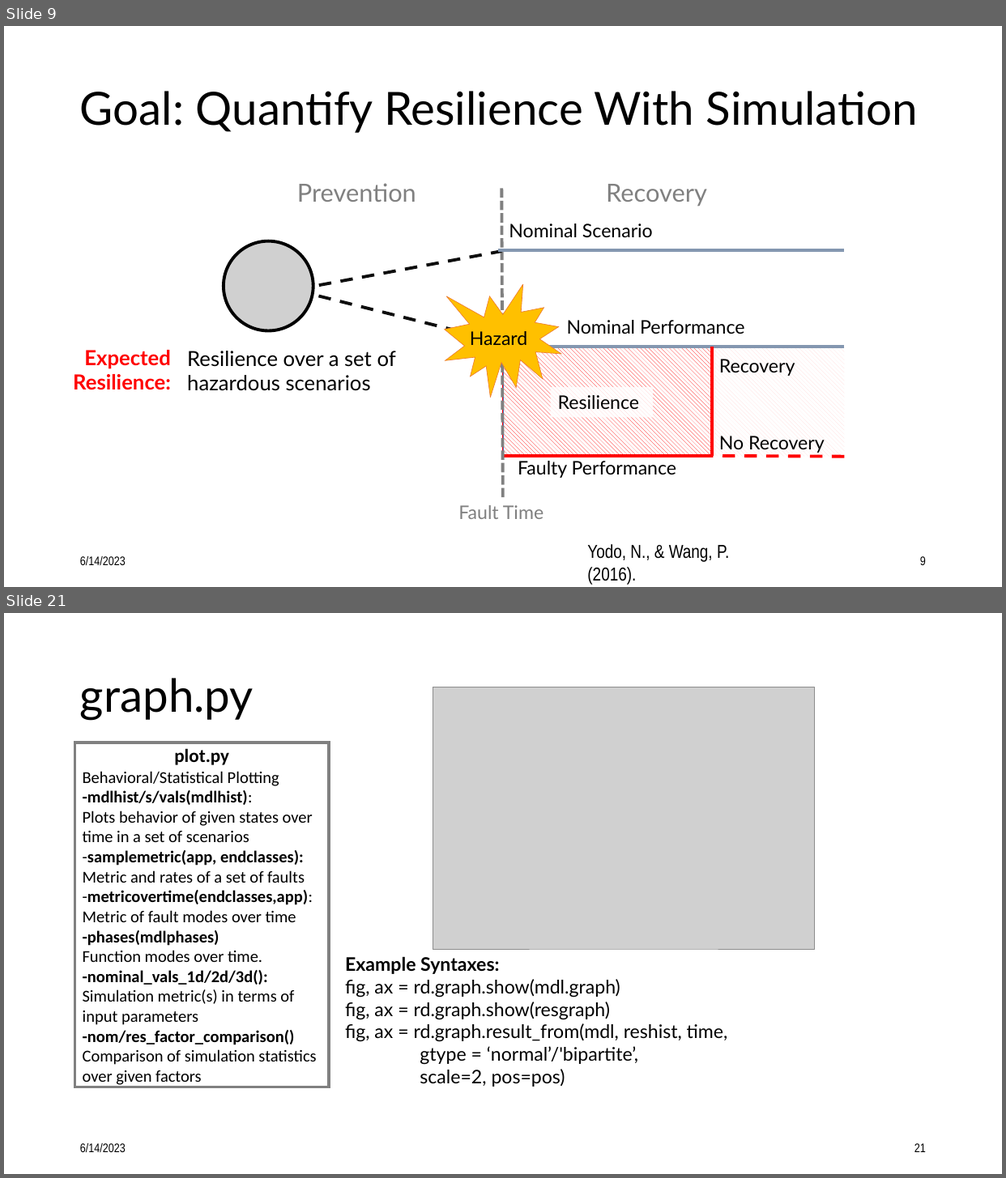
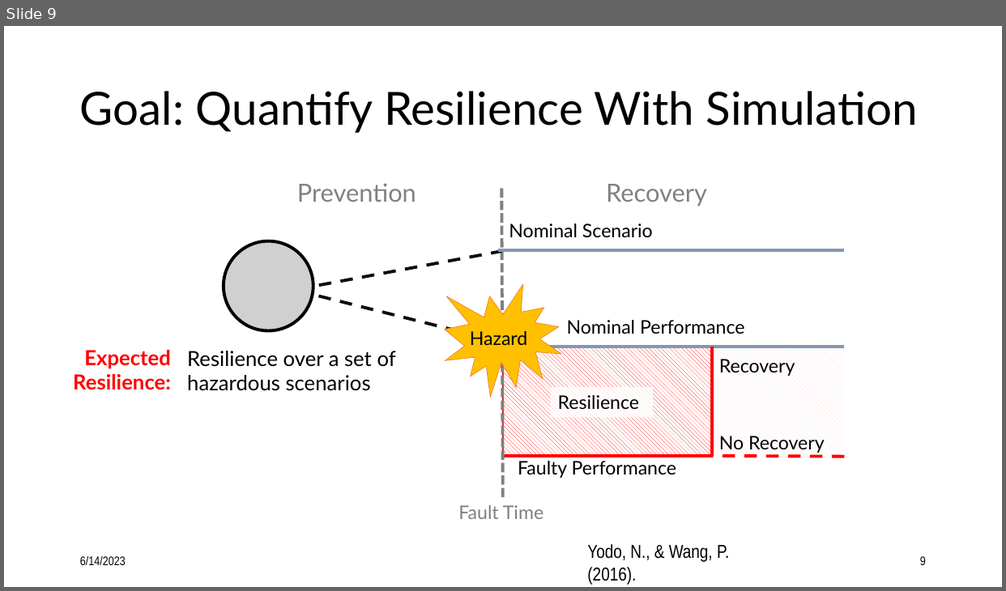
Before and after one commit to nasa/fmdtools, a slide deck: docs/figures/powerpoint_figures.pptx. Shown one above the other, each under a label of ours: slides 9 and 21 before the commit, slide 9 after it; the slides between them are not shown. The pictures are 1006x1178 and 1006x591 pixels, drawn with LibreOffice and Linux fonts; fonts in the diff are those of the drawing; grey boxes stand for pictures. Boxes give left, top, right and bottom in pixels: in the first picture for what was removed or moved away, otherwise in the second. Text is boxed around its words. In the diff, an @@ line names an element or a change of style, - is before the commit and + after.

Commit message:
Moving Intro to fmdtools to a persistently editable file
- Finished Intro to fmdtools
- Some rst restructuring
- Removed unused method descriptors from plot and tabulate
- closes: RAD-63

```diff
--- a/docs/figures/powerpoint_figures.pptx
+++ b/docs/figures/powerpoint_figures.pptx
@@ slide 21 removed at <box>4,613,1002,1174</box>, background #FFFFFF @@
@@ title removed at <box>80,678,253,720</box> @@
-graph.py
@@ picture removed at <box>434,687,815,949</box> @@
@@ rectangle removed at <box>75,743,329,1088</box> @@
-plot.py
-Behavioral/Statistical Plotting
--mdlhist/s/vals(mdlhist):
-Plots behavior of given states over time in a set of scenarios
--samplemetric(app, endclasses):
-Metric and rates of a set of faults
--metricovertime(endclasses,app):
-Metric of fault modes over time
--phases(mdlphases)
-Function modes over time.
--nominal_vals_1d/2d/3d():
-Simulation metric(s) in terms of input parameters
--nom/res_factor_comparison()
-Comparison of simulation statistics over given factors
@@ text removed at <box>345,956,728,1087</box> @@
-Example Syntaxes:
-fig, ax = rd.graph.show(mdl.graph)
-fig, ax = rd.graph.show(resgraph)
-fig, ax = rd.graph.result_from(mdl, reshist, time,
-gtype = ‘normal’/'bipartite’,
-scale=2, pos=pos)
@@ text removed at <box>80,1144,126,1152</box> @@
-6/14/2023
@@ page number removed at <box>914,1144,926,1152</box> @@
-21
```
Also in this commit, not shown: 2 slides changed, 13 other slides removed, 8 other files.
